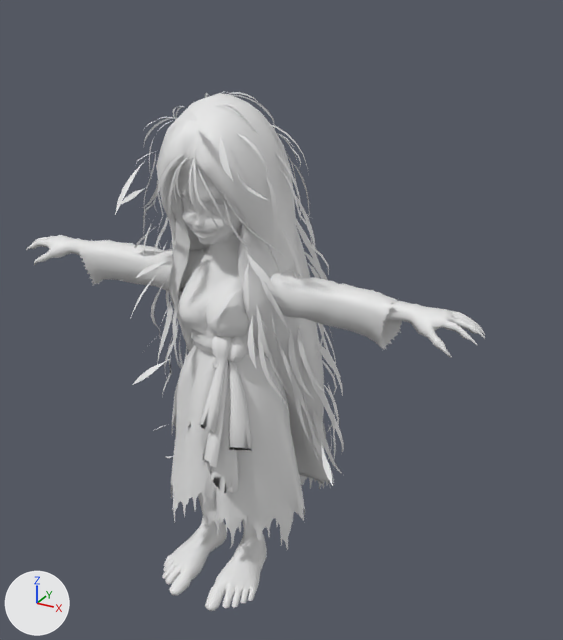
A saved change to the glTF model model-3d/wewe.glb.
One viewpoint serves both versions: a 50 mm camera at (0.761, -1.196, 1.181) aimed at (0.083, 0.037, 0.565). The axes (+X, +Y, +Z) are drawn at lower left. The lights are the same throughout. The first picture is the older version. Materials are left out; every surface is plain grey. Where no turn or scale is listed for an object, it has been applied to the vertices.

Objects in the first picture: 'tripo_node_724a5958-dc1f-4367-9be5-d380404b1986'.
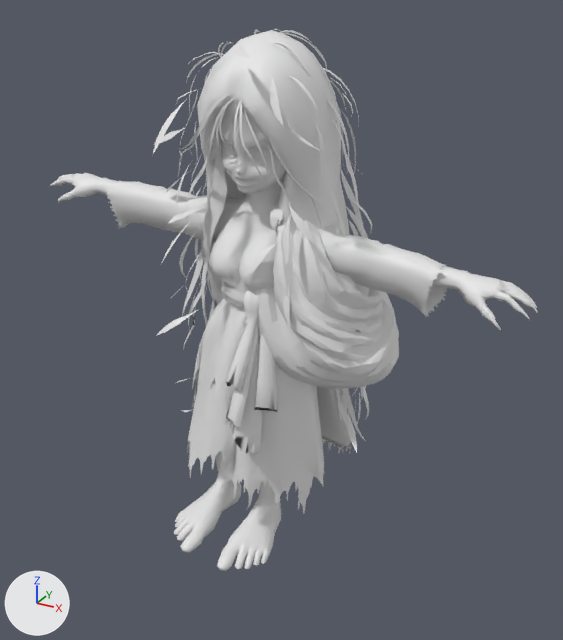
Location of each change, (x1, y1, x2, y2) in pixels of the pictures (563 x 640 px):
'tripo_node_724a5958-dc1f-4367-9be5-d380404b1986', moved, turned: before (26, 91, 485, 611); after (50, 29, 538, 571)
'gendong-hp', added: after (252, 198, 399, 389)

Diff of the bpy script that builds the scene:
```diff
--- a/model-3d/wewe.glb.py
+++ b/model-3d/wewe.glb.py
@@ me_mesh_0 @@
+me_mesh_0.from_pydata(...)  # 2104 vertices, 4472 faces; spans x -0.111..0.181, y -0.164..0.129, z -0.015..0.37
@@ ob_tripo_node_724a5958_dc1f_4367_9be5_d380404b1986 @@
 ob_tripo_node_724a5958_dc1f_4367_9be5_d380404b1986 = bpy.data.objects.new('tripo_node_724a5958-dc1f-4367-9be5-d380404b1986', me_tripo_mesh_724a5958_dc1f_4367_9be5_d380404b1986)
-ob_tripo_node_724a5958_dc1f_4367_9be5_d380404b1986.location = (0.0, 0.0, 0.0)
+ob_tripo_node_724a5958_dc1f_4367_9be5_d380404b1986.location = (0.027, 0.016, 0.109)
+ob_tripo_node_724a5958_dc1f_4367_9be5_d380404b1986.rotation_euler = (0.0221, 0.0816, -0.0236)  # degrees (1.3, 4.7, -1.4)
@@ ob_gendong_hp @@
+ob_gendong_hp = bpy.data.objects.new('gendong-hp', me_mesh_0)
+ob_gendong_hp.location = (0.147, 0.038, 0.481)
```
